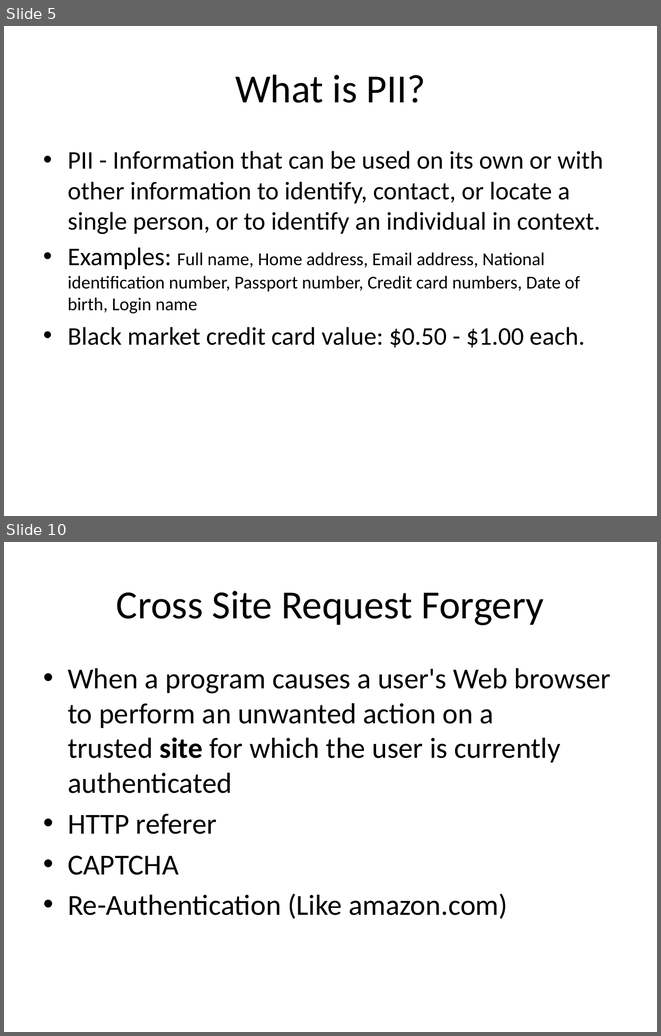
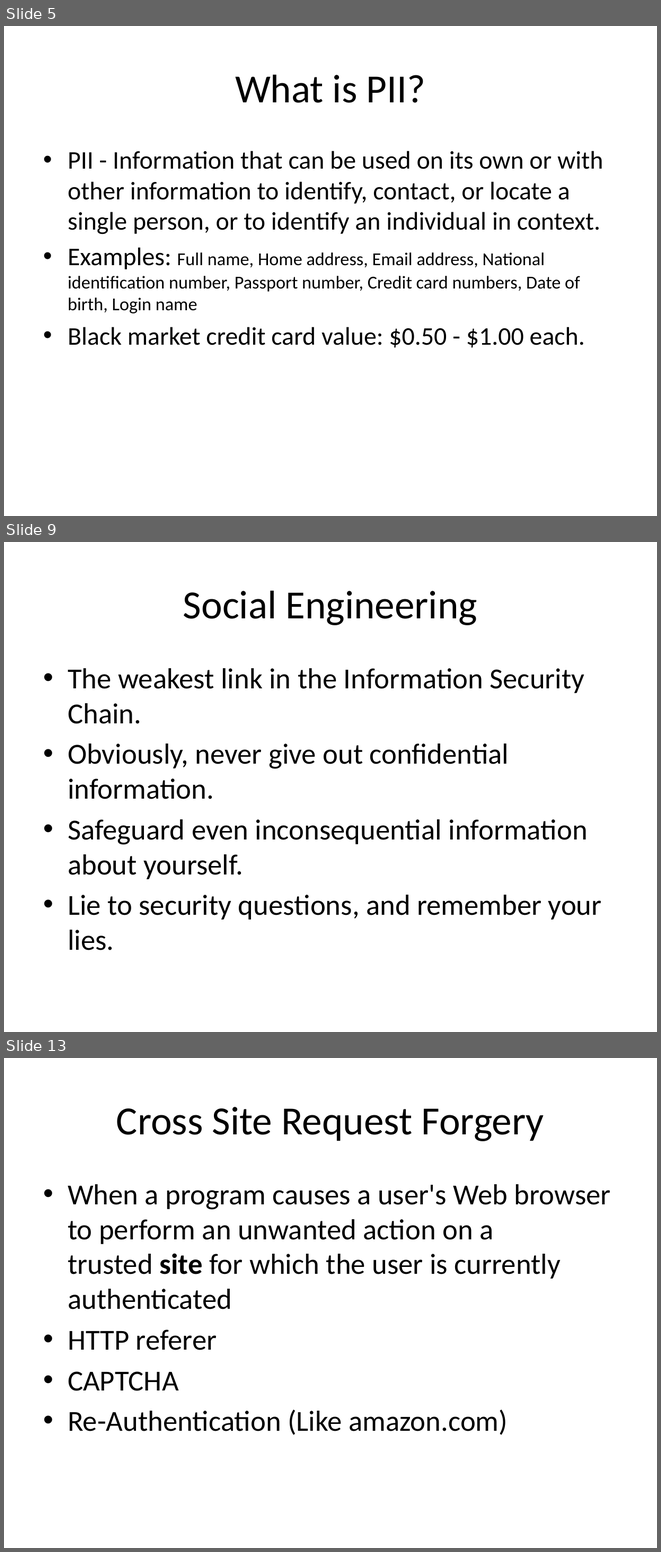
Before and after one commit to casmos1/Learning, a slide deck: Security/Content/Documents/Security.pptx. Shown one above the other, each under a label of ours: slides 5 and 10 before the commit, slides 5, 9 and 13 after it; the slides between them are not shown. The pictures are 661x1036 and 661x1552 pixels, drawn with LibreOffice and Linux fonts; fonts in the diff are those of the drawing. Boxes give left, top, right and bottom in pixels: in the first picture for what was removed or moved away, otherwise in the second. Text is boxed around its words. In the diff, an @@ line names an element or a change of style, - is before the commit and + after.

```diff
--- a/Security/Content/Documents/Security.pptx
+++ b/Security/Content/Documents/Security.pptx
@@ slide 9 added at (4,542,657,1032), background #FFFFFF @@
@@ title added at (183,590,477,625), 44 pt, text #000000 @@
+Social Engineering
@@ text added at (68,668,602,950), 32 pt, text #000000 @@
+• The weakest link in the Information Security Chain.
+• Obviously, never give out confidential information.
+• Safeguard even inconsequential information about yourself.
+• Lie to security questions, and remember your lies.
@@ what was slide 10 is now slide 13 @@
```
Also in this commit, not shown: 5 slides changed, 3 other slides added, 1 slide removed, 7 other files.
